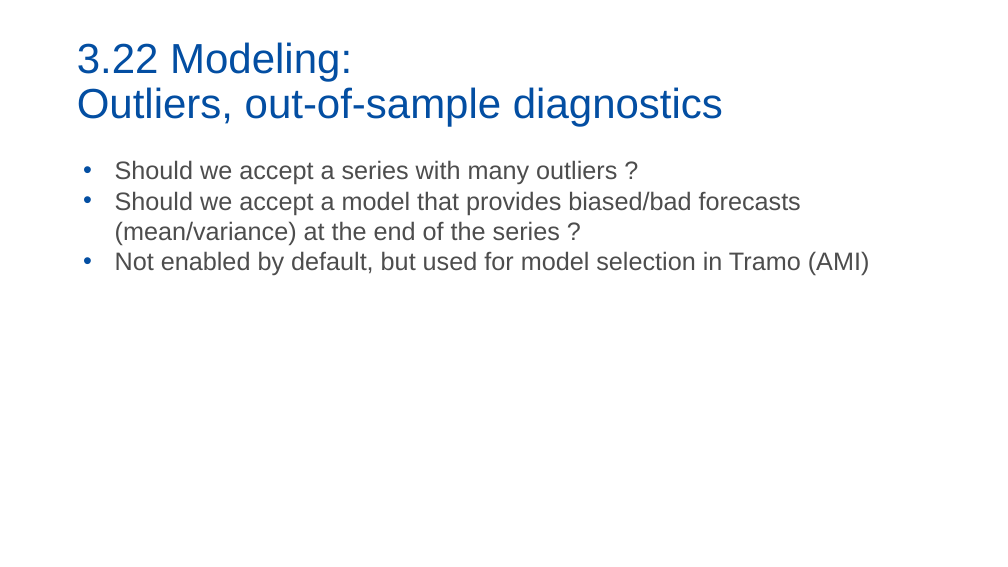
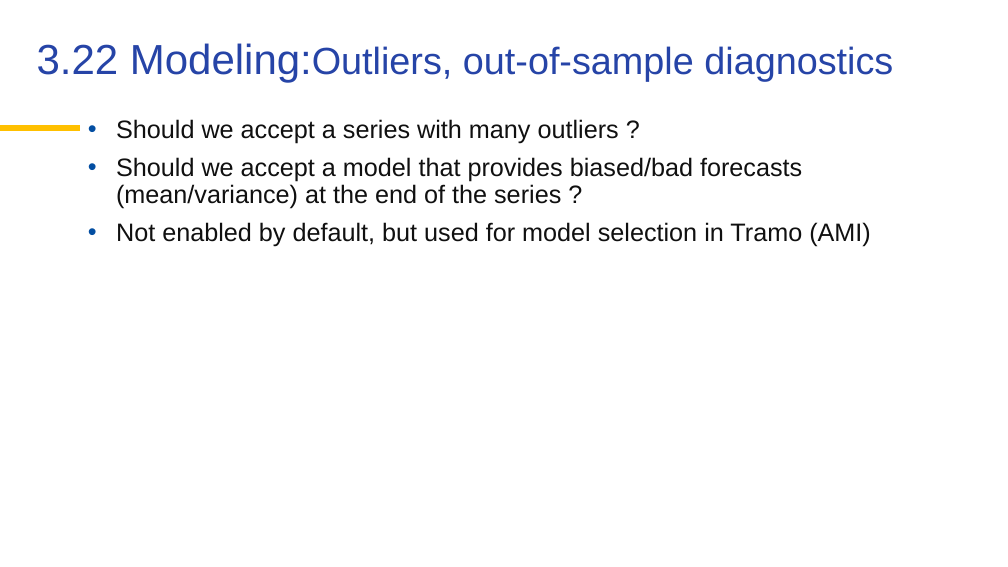
Before and after one commit to palatej/ESTP2026, a slide deck: slide 7 of 5.1 Quality.pptx. Drawn at 1008x567 pixels with LibreOffice and Linux fonts; fonts in the diff are those of the drawing; background and template pictures are left out. Boxes give left, top, right and bottom in pixels: in the first picture for what was removed or moved away, otherwise in the second. Text is boxed around its words. In the diff, an @@ line names an element or a change of style, - is before the commit and + after.

```diff
--- a/5.1 Quality.pptx
+++ b/5.1 Quality.pptx
@@ title "3.22 Modeling:Outliers, out-of-sample diagnostics" at [37,43,893,82]: vertical alignment bottom to top @@
@@ title at [37,43,893,82]: text changed; size 40 to 36 pt; text colour #034EA2 to #2644A7 @@
-3.22 Modeling:
-Outliers, out-of-sample diagnostics
+3.22 Modeling:Outliers, out-of-sample diagnostics
@@ text "Should we accept a series ...": place and size @@
-text "Should we accept a series ..." at [115,160,870,275]
+text "Should we accept a series ..." at [116,119,871,247]
@@ text "Should we accept a series ..." at [116,119,871,247]: text colour #4D4D4D to #101010; indent changed; line spacing 1 to 0.9; more space between paragraphs @@
@@ line added from (0, 129) to (80, 129), #FFC000 6 pt @@
```
Also in this commit, not shown: 9 other slides changed, 1 slide removed, 3 other files.
